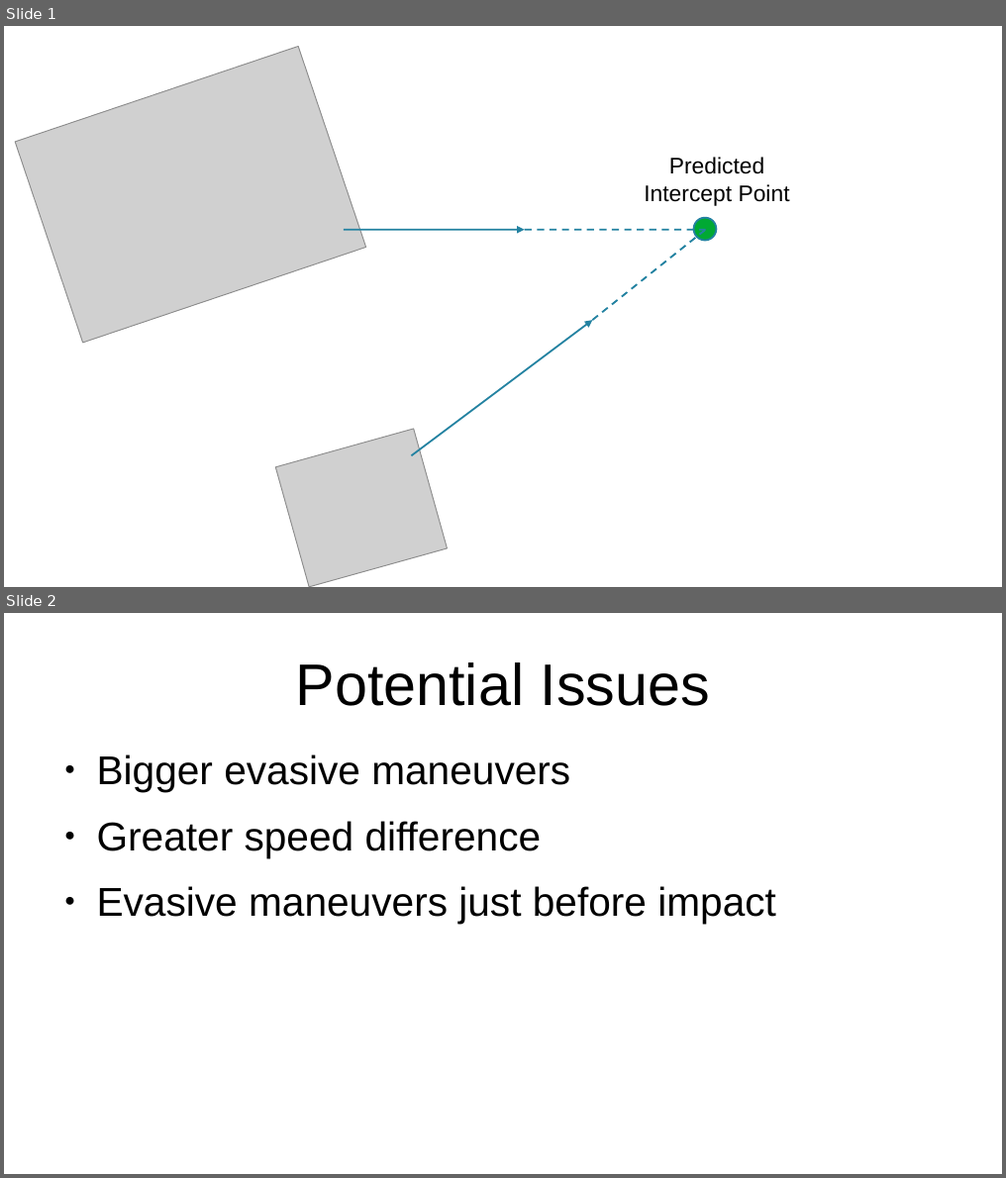
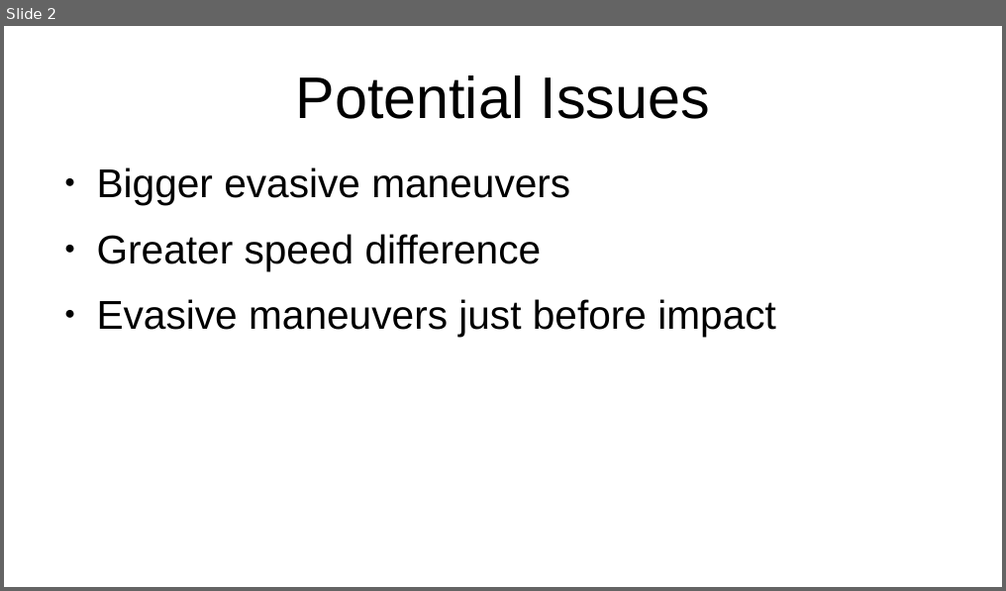
Before and after one commit to make-ing/coding_interview_rust, a slide deck: docu/lead_pursuit_strategy.odp. Shown one above the other, each under a label of ours: slides 1 and 2 before the commit, slide 2 after it. The pictures are 1006x1178 and 1006x591 pixels, drawn with LibreOffice and Linux fonts; fonts in the diff are those of the drawing; grey boxes stand for pictures. Boxes give left, top, right and bottom in pixels: in the first picture for what was removed or moved away, otherwise in the second. Text is boxed around its words. In the diff, an @@ line names an element or a change of style, - is before the commit and + after.

```diff
--- a/docu/lead_pursuit_strategy.odp
+++ b/docu/lead_pursuit_strategy.odp
@@ slide 1 removed at bbox=[4, 26, 1002, 587], background #FFFFFF @@
@@ picture removed at bbox=[15, 47, 366, 343] @@
@@ text removed at bbox=[644, 157, 790, 206] @@
-Predicted Intercept Point
@@ arrow removed from (344, 230) to (525, 230) @@
@@ line removed from (525, 230) to (706, 230) @@
@@ line removed from (593, 320) to (706, 230) @@
@@ ellipse removed at bbox=[694, 218, 717, 241] @@
@@ arrow removed from (412, 456) to (593, 320) @@
@@ picture removed at bbox=[276, 429, 448, 587] @@
```
Also in this commit, not shown: 1 slide added, 1 other file.
